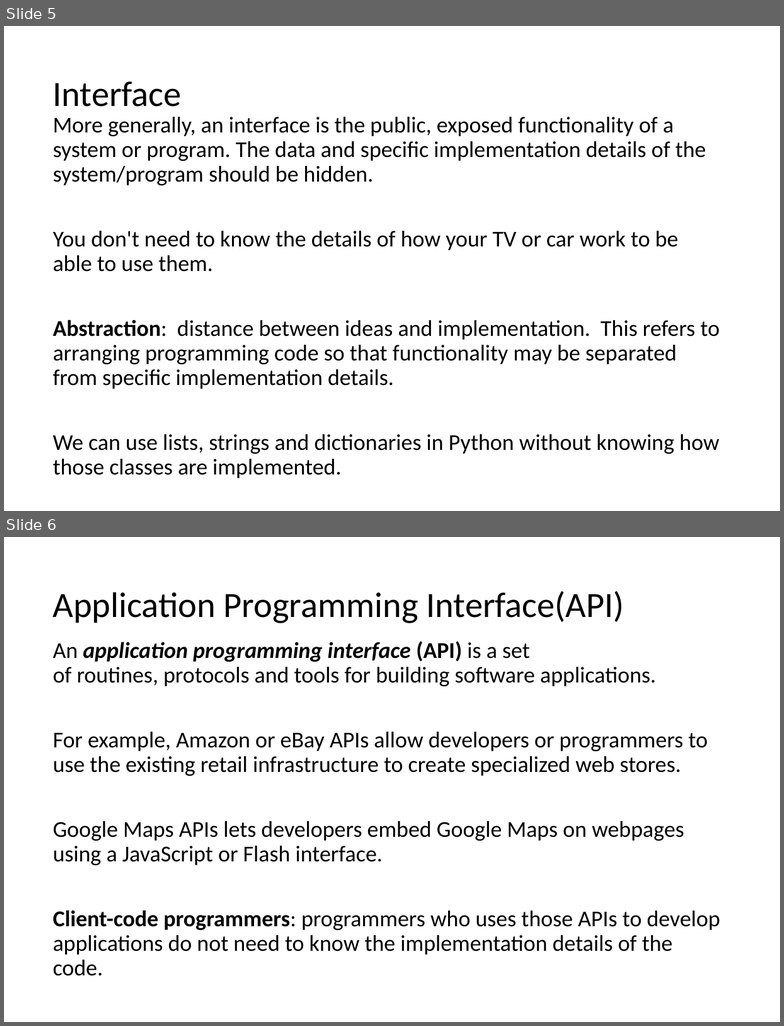
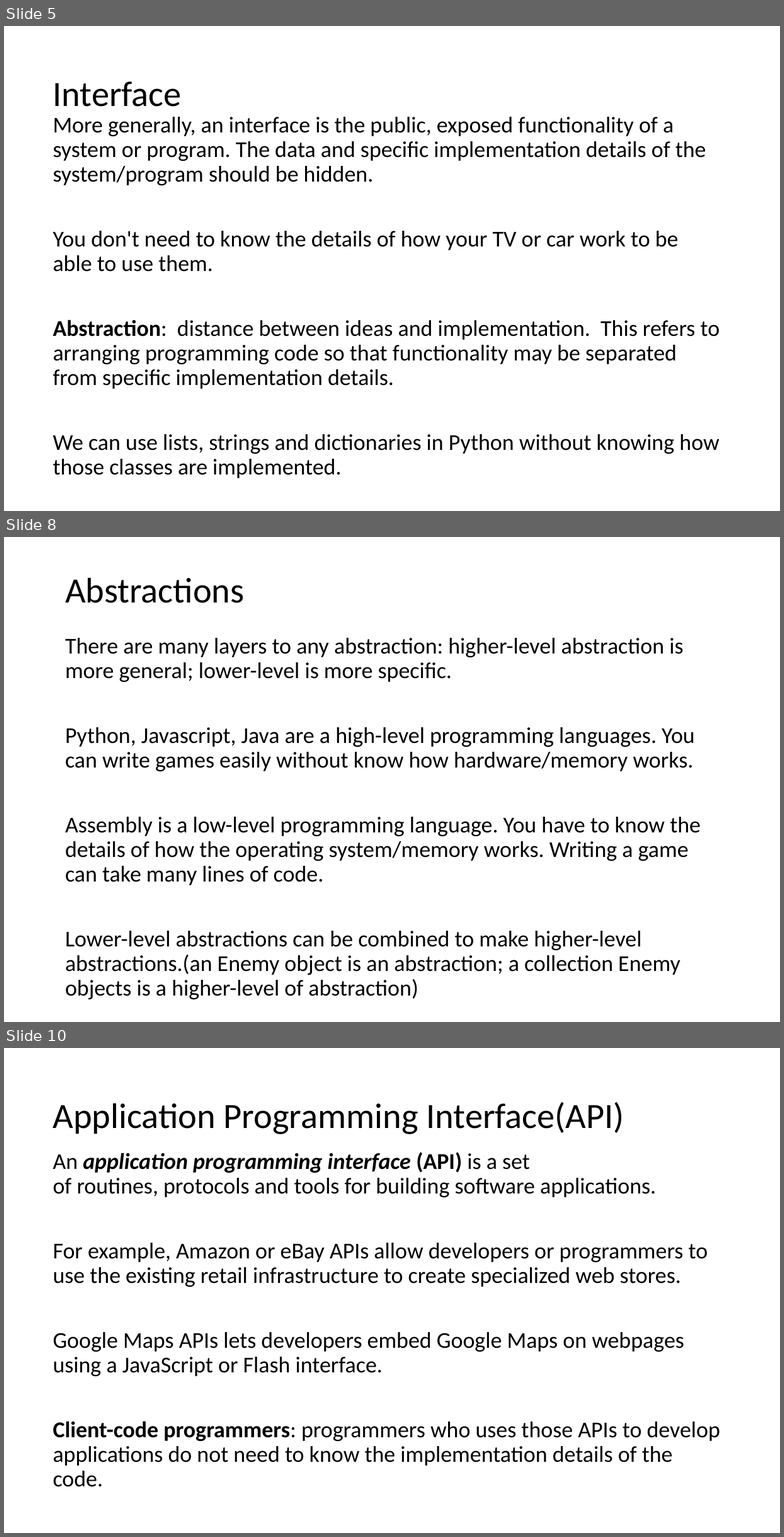
Before and after one commit to LongBaoNguyen/longbaonguyen.github.io, a slide deck: courses/apcsp/lect10.pptx. Shown one above the other, each under a label of ours: slides 5 and 6 before the commit, slides 5, 8 and 10 after it; the slides between them are not shown. The pictures are 784x1026 and 784x1537 pixels, drawn with LibreOffice and Linux fonts; fonts in the diff are those of the drawing. Boxes give left, top, right and bottom in pixels: in the first picture for what was removed or moved away, otherwise in the second. Text is boxed around its words. In the diff, an @@ line names an element or a change of style, - is before the commit and + after.

```diff
--- a/courses/apcsp/lect10.pptx
+++ b/courses/apcsp/lect10.pptx
@@ slide 8 added at bbox=[4, 537, 780, 1022], background #FFFFFF @@
@@ title added at bbox=[65, 577, 245, 603], 33 pt, text #000000 @@
+Abstractions
@@ text added at bbox=[65, 638, 701, 999], 21 pt, text #000000 @@
+There are many layers to any abstraction: higher-level abstraction is more general; lower-level is more specific.
+Python, Javascript, Java are a high-level programming languages. You can write games easily without know how hardware/memory works.
+Assembly is a low-level programming language. You have to know the details of how the operating system/memory works. Writing a game can take many lines of code.
+Lower-level abstractions can be combined to make higher-level abstractions.(an Enemy object is an abstraction; a collection Enemy objects is a higher-level of abstraction)
@@ what was slide 6 is now slide 10 @@
```
Also in this commit, not shown: 9 slides changed, 3 other slides added, 1 other file.
